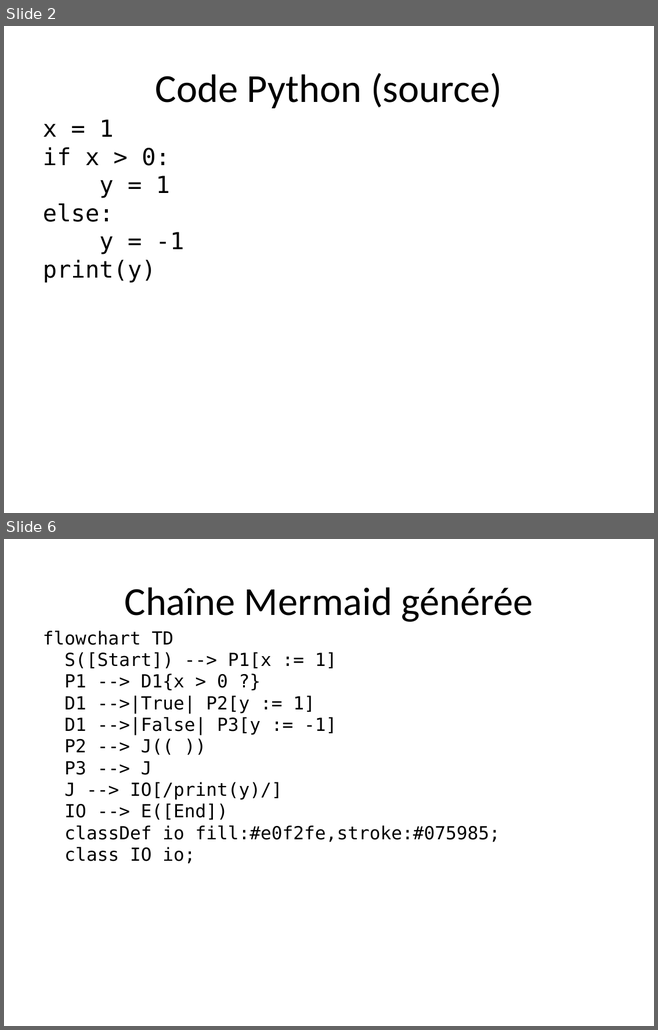
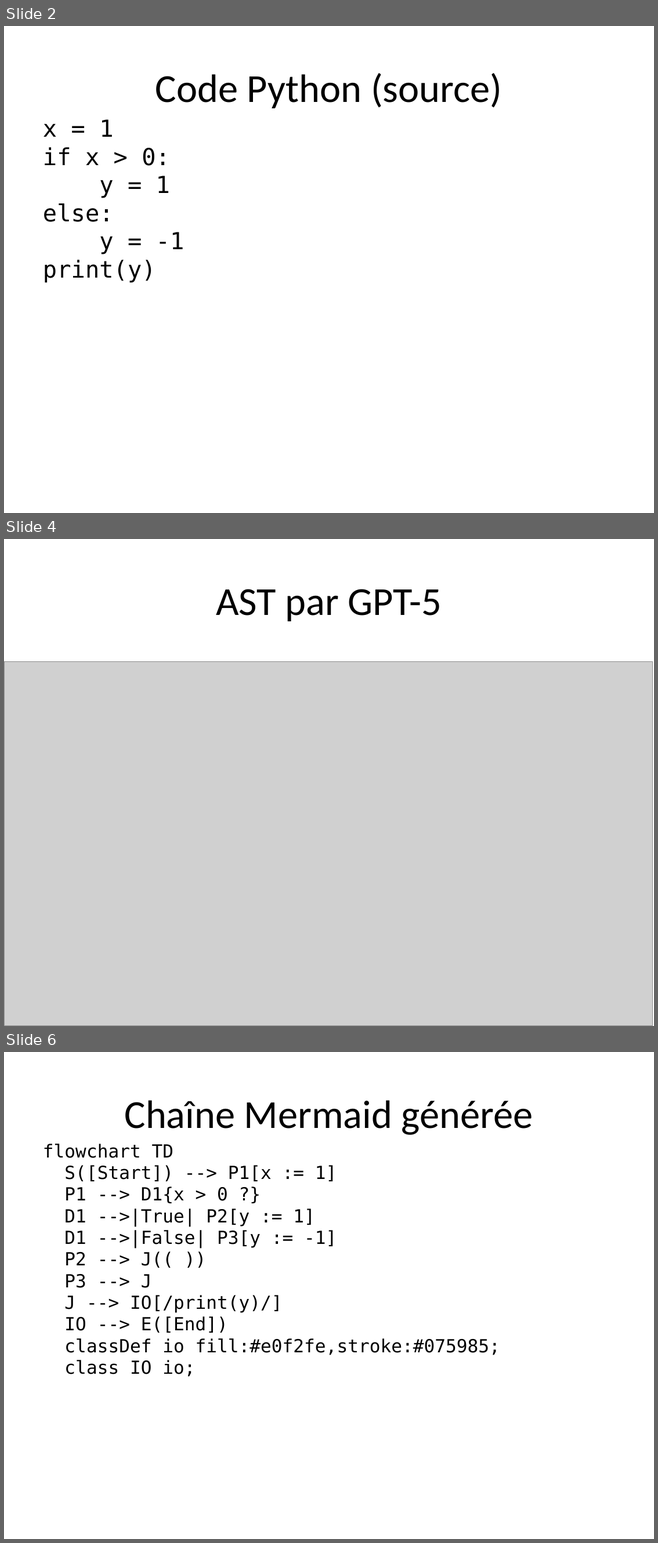
Before and after one commit to edu-mateescoj/gyminf, a slide deck: redac/slides_ast_cfg_colored.pptx. Shown one above the other, each under a label of ours: slides 2 and 6 before the commit, slides 2, 4 and 6 after it; the slides between them are not shown. The pictures are 658x1030 and 658x1543 pixels, drawn with LibreOffice and Linux fonts; fonts in the diff are those of the drawing; grey boxes stand for pictures. Boxes give left, top, right and bottom in pixels: in the first picture for what was removed or moved away, otherwise in the second. Text is boxed around its words. In the diff, an @@ line names an element or a change of style, - is before the commit and + after.

```diff
--- a/redac/slides_ast_cfg_colored.pptx
+++ b/redac/slides_ast_cfg_colored.pptx
@@ slide 4 added at <box>4,539,654,1026</box>, background #FFFFFF @@
@@ title added at <box>216,589,442,621</box>, 44 pt, text #000000 @@
+AST par GPT-5
@@ picture added at <box>4,662,652,1026</box> @@
```
Also in this commit, not shown: 3 slides changed, 1 slide removed, 24 other files.
